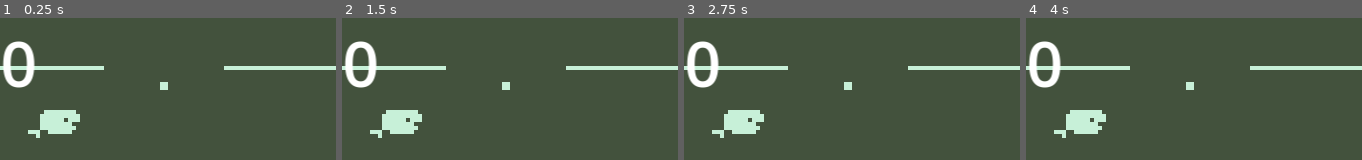
Above: before the commit, frames 1-4 (left to right).
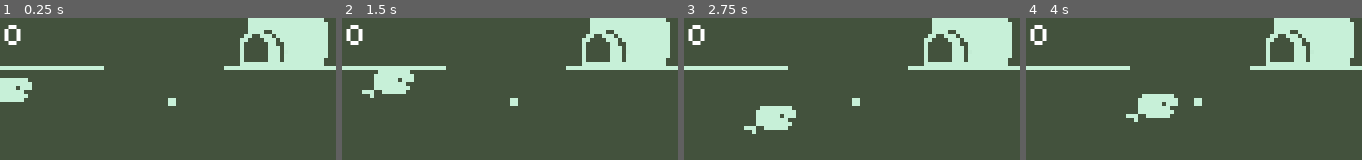
Above: after the commit, the same moments.

Repository: rosxz/nokia-jam-2024
Game: Godot game, scene res://Fishing Game/Playable_level.tscn
Two runs of this game, one before a commit and one after it. Both use one fixed random seed, a clock stepped at 60 frames per second and the inputs below. This scene is started directly instead of the project's main scene.
Inputs:
- Up to frame 1 (0.25 s): no input
- Up to frame 2 (1.5 s): tap Enter (ui_accept) at 0.5, 0.77, 0.8, 1.07, 1.35 s; hold Keypad 6 (mv_right) from 0.53 s (still down); tap 5 (act) at 0.6 s
- Up to frame 3 (2.75 s): tap Enter (ui_accept) at 1.52, 1.82, 2.3 s; tap 5 (act) at 1.55, 2.1 s; release Keypad 6 (mv_right) at 2.03 s; hold Keypad 4 (mv_left) from 2.03 s (still down)
- Up to frame 4 (4 s): release Keypad 4 (mv_left) at 2.78 s; hold Keypad 6 (mv_right) from 2.78 s (still down); tap Space (mv_special) at 2.85 s; tap Enter (ui_accept) at 3.02, 3.32, 3.77, 3.8 s; tap 5 (act) at 3.05, 3.6 s

The runs differ from the first frame. In frame 1, 12% of the frame differs, in the area x 0-98%, y 0-85%; in frame 2, 13%; in frame 3, 12%; in frame 4, 13%.
Error before the commit: Parse Error: Unexpected "Identifier" in class body. (res://Fishing)

Commit message:
oof peco desculpa a quem "jogar"

Diff:
--- a/Fishing Game/Catch_area.gd
+++ b/Fishing Game/Catch_area.gd
@@ -1,17 +1,22 @@
 extends Label
 @onready var fish_template: Node2D = $"../fish_template"
 
-var score : int = 0
+var score : int
 # Called when the node enters the scene tree for the first time.
 func _ready() -> void:
-	pass # Replace with function body.
+	score  = 0
 
 
 # Called every frame. 'delta' is the elapsed time since the previous frame.
 func _process(delta: float) -> void:
+	if GlobalVariables.fish_is_hooked and GlobalVariables.player_position.y <= 11 :
+		score += 1
+		clear_fish_random_pos()
+
 	text = str(score)
-
-
-func _on_catch_area_body_entered(body: Node2D) -> void:
-	if fish_template.is_in_group("fixe"):
-		score = 0
+func clear_fish_random_pos():
+	fish_template.position.y = randf_range(-3.0,22.0)
+	fish_template.position.x = -30
+	fish_template.rotation = 0
+	GlobalVariables.time = 0
+	GlobalVariables.fish_is_hooked = false
--- a/Fishing Game/Playable_level.tscn
+++ b/Fishing Game/Playable_level.tscn
@@ -1,14 +1,13 @@
-[gd_scene load_steps=8 format=3 uid="uid://c67cfdilibpxu"]
+[gd_scene load_steps=9 format=3 uid="uid://c67cfdilibpxu"]
 
 [ext_resource type="PackedScene" uid="uid://canpundi60ll7" path="res://Fishing Game/Scenes/map.tscn" id="1_ka6dq"]
 [ext_resource type="PackedScene" uid="uid://l514p6wvdxg8" path="res://Fishing Game/Scenes/player/player.tscn" id="2_4prb7"]
 [ext_resource type="PackedScene" uid="uid://dnv4kr1u7dfxb" path="res://Fishing Game/Scenes/fishes/fish_template.tscn" id="3_w367o"]
 [ext_resource type="Script" path="res://Fishing Game/global_variables.gd" id="4_e7wpw"]
 [ext_resource type="Script" path="res://Fishing Game/Catch_area.gd" id="5_1vh0e"]
+[ext_resource type="FontFile" uid="uid://bb3b1kc13hawi" path="res://Fishing Game/EffortsPro.ttf" id="5_r3cnx"]
 [ext_resource type="Script" path="res://Fishing Game/camera_control.gd" id="6_qfrgo"]
-
-[sub_resource type="RectangleShape2D" id="RectangleShape2D_x86yi"]
-size = Vector2(30, 12)
+[ext_resource type="Texture2D" uid="uid://bdfdegtbai3ei" path="res://Fishing Game/Scenes/iglu.png" id="8_2hhbm"]
 
 [node name="Playable_level" type="Node2D"]
 script = ExtResource("4_e7wpw")
@@ -16,32 +15,25 @@
 [node name="map" parent="." instance=ExtResource("1_ka6dq")]
 
 [node name="Player" parent="." instance=ExtResource("2_4prb7")]
-position = Vector2(41, 17)
+position = Vector2(43, 21)
 
-[node name="gold_fish" parent="." instance=ExtResource("3_w367o")]
-position = Vector2(13, 29)
-debug = true
+[node name="fish_template" parent="." instance=ExtResource("3_w367o")]
+position = Vector2(-16, 20)
 
 [node name="Label" type="Label" parent="."]
-offset_right = 10.0
-offset_bottom = 26.0
+offset_left = 1.0
+offset_top = -4.0
+offset_right = 6.0
+offset_bottom = 12.0
+theme_override_fonts/font = ExtResource("5_r3cnx")
 text = "0"
 script = ExtResource("5_1vh0e")
-
-[node name="Catch_area" type="Area2D" parent="."]
-
-[node name="CollisionShape2D" type="CollisionShape2D" parent="Catch_area"]
-position = Vector2(41, 6)
-shape = SubResource("RectangleShape2D_x86yi")
 
 [node name="Camera2D" type="Camera2D" parent="."]
 position = Vector2(42, 24)
 script = ExtResource("6_qfrgo")
 
-[node name="angler_fish" type="Node2D" parent="."]
-position = Vector2(13, 29)
-
-[node name="snowflake_fish" type="Node2D" parent="."]
-
-[node name="luvtisc_fish" type="Node2D" parent="."]
-position = Vector2(13, 29)
+[node name="Iglu" type="Sprite2D" parent="."]
+texture_filter = 1
+position = Vector2(71, 3)
+texture = ExtResource("8_2hhbm")
--- a/Fishing Game/Scenes/fishes/fish_movement.gd
+++ b/Fishing Game/Scenes/fishes/fish_movement.gd
@@ -1,6 +1,6 @@
 extends Node2D
 
-var time : float = 0.0
+#var time : float = 0.0
 @onready var fish_template = $"."
 @export var debug : bool = false
 var original_position = self.position
@@ -10,25 +10,26 @@
 @export var speed : float = 8.0
 @export var amplitude : float = 1.5
 @export var frequency : float = 1.5
-@export animated_sprite_2d.texture
+
 
 func _process(delta):
-	time += delta
+	GlobalVariables.time += delta
 	get_hooked()
 	fish_movement()
+	GlobalVariables.fishPosition = position
 	animation()
+	#print(time)
+	if GlobalVariables.time >= 30:
+		GlobalVariables.time = 0
 
 
 func get_sine() -> float:
-	return floor(sin((time * frequency))*amplitude * 2 )
-#func get_stepped() -> float:
-#	# Use the modulo operation to create a stepped function
-#	var step_height : float = 0.5 # Adjust the step height based on your preference
-#	return step_height * floor(time * 2.0)  # Adjust the multiplier based on your step frequency
+	return floor(sin((GlobalVariables.time * frequency))*amplitude * 2 )
+
 
 func fish_movement() -> void:
 	if !GlobalVariables.fish_is_hooked:
-		fish_template.position.x = floor(time * speed)  # Adjust the multiplier based on your speed requirement
+		fish_template.position.x = floor(GlobalVariables.time * speed)  # Adjust the multiplier based on your speed requirement
 		fish_template.position.y = 23 - get_sine()    # Adjust the y-position based on your needs
 
 
@@ -39,6 +40,7 @@
 		position.x = GlobalVariables.player_position.x + 3.5
 		position.y = GlobalVariables.player_position.y + 7
 
+
 func animation() -> void:
 	if !GlobalVariables.fish_is_hooked:
 		animated_sprite_2d.animation = "swimming"
--- a/Fishing Game/Scenes/fishes/fish_template.tscn
+++ b/Fishing Game/Scenes/fishes/fish_template.tscn
@@ -77,10 +77,7 @@
 
 [node name="fish_template" type="Node2D" groups=["fixe"]]
 script = ExtResource("1_ffhvt")
-debug = null
-speed = null
 amplitude = 3.0
-frequency = null
 
 [node name="Area2D" type="Area2D" parent="."]
 position = Vector2(0, -2)
--- /dev/null
+++ b/Fishing Game/TextureButton.gd
@@ -0,0 +1,11 @@
+extends Node2D
+
+# Called when the node enters the scene tree for the first time.
+func _ready() -> void:
+	pass # Replace with function body.
+
+
+# Called every frame. 'delta' is the elapsed time since the previous frame.
+func _process(delta: float) -> void:
+	if Input.is_action_just_pressed("ui_accept"):
+		get_tree().change_scene_to_file("res://Fishing Game/Playable_level.tscn")
--- a/Fishing Game/global_variables.gd
+++ b/Fishing Game/global_variables.gd
@@ -2,6 +2,8 @@
 
 var fish_is_hooked : bool = false
 var player_position
+var fishPosition
+var time : float
 
 
 
--- /dev/null
+++ b/Fishing Game/menu/Menu.tscn
@@ -0,0 +1,51 @@
+[gd_scene load_steps=8 format=3 uid="uid://2wykc8hqq3j3"]
+
+[ext_resource type="Texture2D" uid="uid://c2o8k6eu6vlbu" path="res://Fishing Game/menu/mainscreen_1.png" id="1_1fynt"]
+[ext_resource type="Texture2D" uid="uid://3k8h6dtlb0j6" path="res://Fishing Game/menu/mainscreen_2.png" id="2_wuf8y"]
+[ext_resource type="Texture2D" uid="uid://c8xtvh3ld8nam" path="res://Fishing Game/menu/play_3.png" id="3_gwvr7"]
+[ext_resource type="Script" path="res://Fishing Game/TextureButton.gd" id="4_styjb"]
+
+[sub_resource type="AtlasTexture" id="AtlasTexture_jxo7l"]
+atlas = ExtResource("1_1fynt")
+region = Rect2(0, 0, 84, 48)
+
+[sub_resource type="AtlasTexture" id="AtlasTexture_2pvsw"]
+atlas = ExtResource("2_wuf8y")
+region = Rect2(0, 0, 84, 48)
+
+[sub_resource type="SpriteFrames" id="SpriteFrames_pnoii"]
+animations = [{
+"frames": [{
+"duration": 6.0,
+"texture": SubResource("AtlasTexture_jxo7l")
+}, {
+"duration": 2.0,
+"texture": SubResource("AtlasTexture_2pvsw")
+}],
+"loop": true,
+"name": &"default",
+"speed": 3.0
+}]
+
+[node name="Menu" type="Node2D"]
+script = ExtResource("4_styjb")
+
+[node name="AnimatedSprite2D" type="AnimatedSprite2D" parent="."]
+texture_filter = 1
+position = Vector2(43, 24)
+sprite_frames = SubResource("SpriteFrames_pnoii")
+autoplay = "default"
+frame_progress = 0.973265
+
+[node name="Play3" type="Sprite2D" parent="."]
+visible = false
+texture_filter = 1
+position = Vector2(42, 25)
+texture = ExtResource("3_gwvr7")
+
+[node name="TextureButton" type="TextureButton" parent="."]
+texture_filter = 1
+offset_top = 1.0
+offset_right = 84.0
+offset_bottom = 49.0
+texture_normal = ExtResource("3_gwvr7")
Binary file added: Fishing Game/EffortsPro.ttf
Not shown, added: Fishing Game/EffortsPro.ttf.import
Binary file added: Fishing Game/Scenes/iglu.png
Not shown, added: Fishing Game/Scenes/iglu.png.import
Binary file added: Fishing Game/Scenes/willy.png
Not shown, added: Fishing Game/Scenes/willy.png.import
Binary file added: Fishing Game/menu/mainscreen_1.png
Not shown, added: Fishing Game/menu/mainscreen_1.png.import
Binary file added: Fishing Game/menu/mainscreen_2.png
Not shown, added: Fishing Game/menu/mainscreen_2.png.import
Binary file added: Fishing Game/menu/play_3.png
Not shown, added: Fishing Game/menu/play_3.png.import
